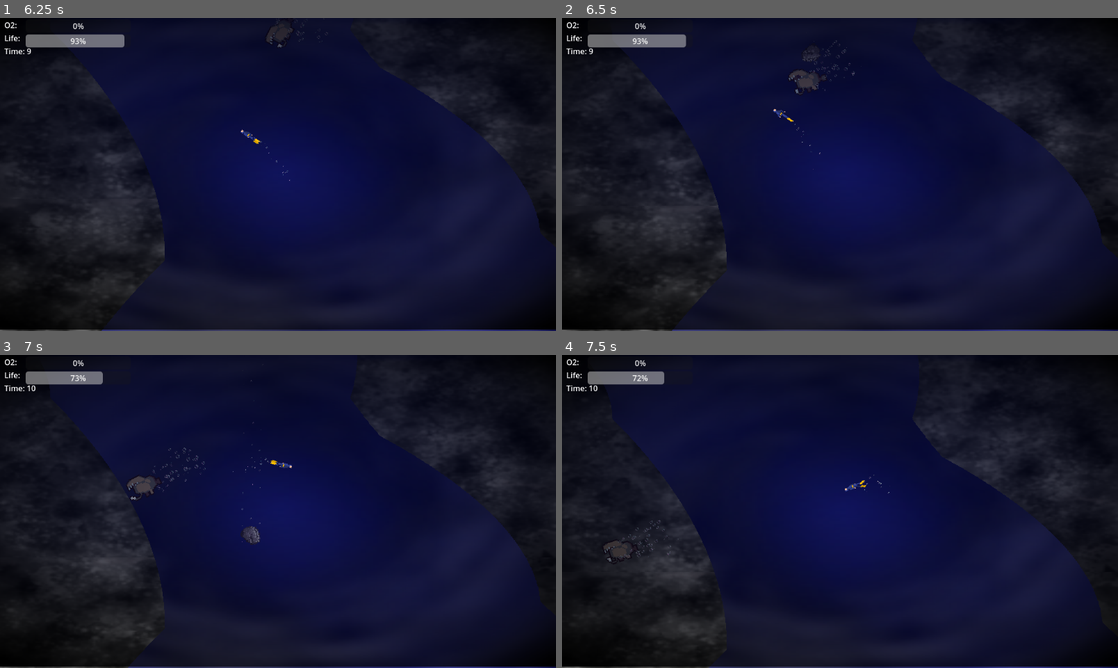
Above: before the commit, frames 1-4 (two rows, left to right).
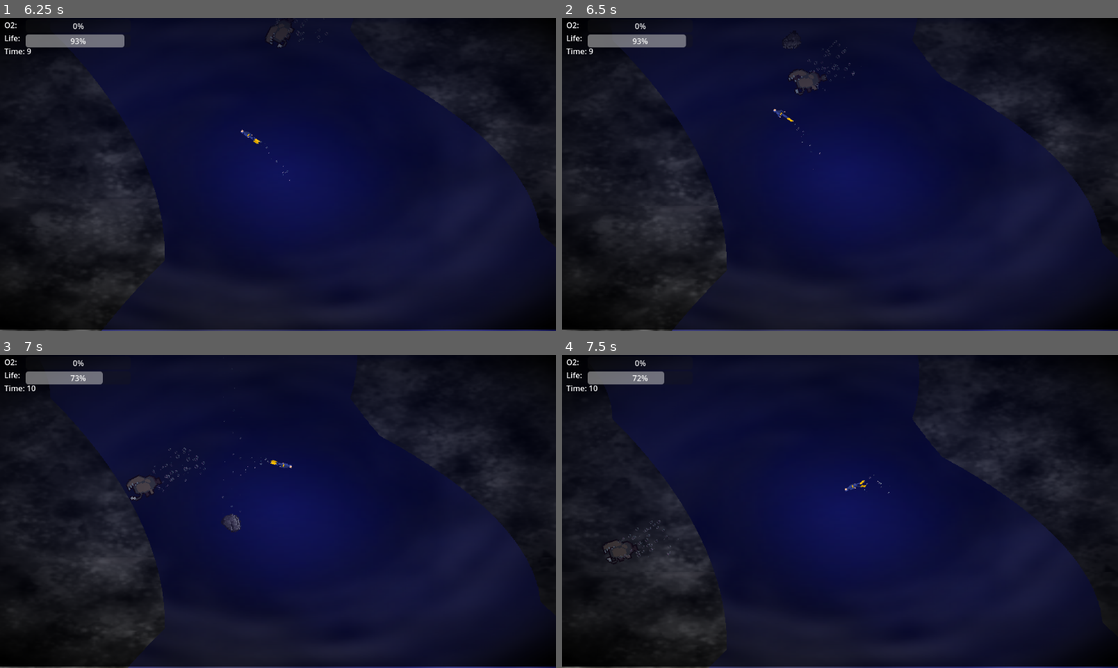
Above: after the commit, the same moments.

Repository: KnGod667/GGJ2025
Game: Godot game, scene res://scenes/main scene.tscn
Same seed, same stepped clock (60 frames per second), same inputs: the game is played once before the commit and once after it.
Inputs (mouse positions are in pixels of both pictures, inside the frame that each line leads up to):
- Up to frame 1 (6.25 s): move the mouse to (400, 158) at 0.52 s; move the mouse to (166, 190) at 1.27 s; move the mouse to (333, 105) at 2.02 s; move the mouse to (250, 237) at 2.77 s; move the mouse to (444, 221) at 3.52 s; move the mouse to (111, 127) at 4.27 s; move the mouse to (305, 174) at 5.02 s; move the mouse to (194, 96) at 5.77 s
- Up to frame 2 (6.5 s): no input
- Up to frame 3 (7 s): move the mouse to (400, 495) at 6.52 s
- Up to frame 4 (7.5 s): move the mouse to (728, 527) at 7.27 s

Frame 1 is identical in both runs. In frame 2, less than 0.1% of the frame differs, in the area x 39-47%, y 7-14%; in frame 3, 0.3%, in the area x 39-47%, y 8-61%; in frame 4, nothing differs.

Commit message:
fixed stone physics

Diff:
--- a/scripts/mobs/enemy_1.gd
+++ b/scripts/mobs/enemy_1.gd
@@ -10,9 +10,10 @@
 	$Sprite2D.play("default")
 
 func _process(delta: float) -> void:
-	if position.y <= 650:
-		if TerrainAdapter.check_area_collision(global_position, 5):
-			direction = -TerrainAdapter.get_collision_vector(global_position, 5)
+	if position.y <= get_viewport().size.y+100:
+		var col = TerrainAdapter.get_collision_vector(global_position, 20)
+		if col != Vector2.ZERO:
+			direction = -col
 			position += (delta*speed)*direction
 		position.y += delta * speed
 	else:
Not shown: 1 places in scenes/main scene.tscn that only renumber resources
Not shown: 1 places in scenes/mobs/enemy_1.tscn that only renumber resources
Not shown: 1 places in scenes/personaje.tscn that only renumber resources
Not shown: 1 places in scenes/vigneethe.tres that only renumber resources
Not shown: 1 places in shaders/BLUEFFECT.tres that only renumber resources
Not shown: 1 places in shaders/personaje.tres that only renumber resources
